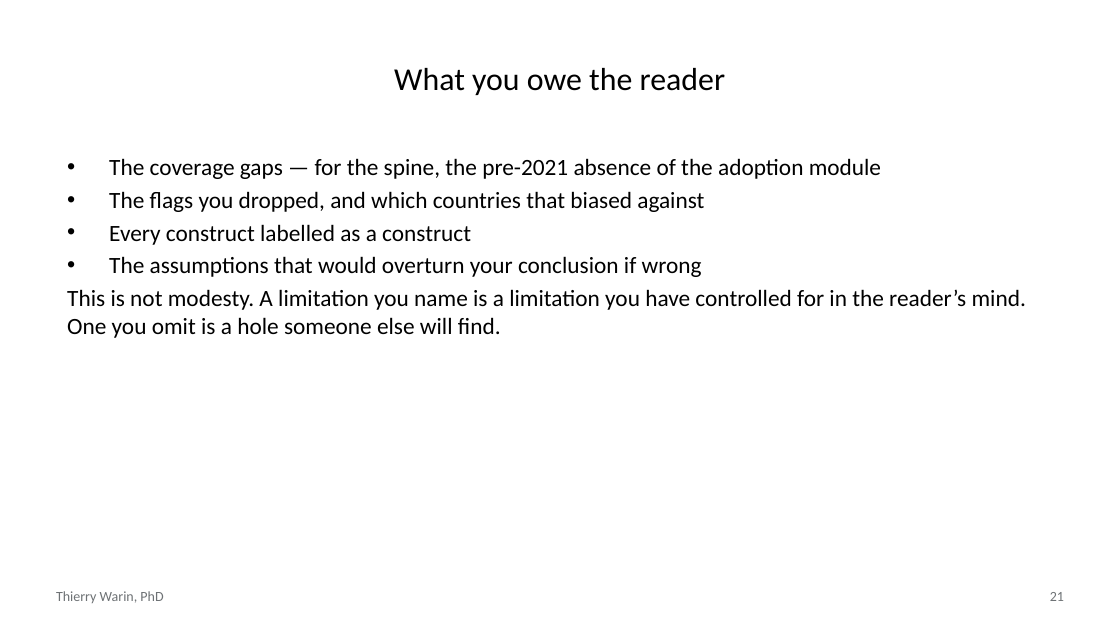
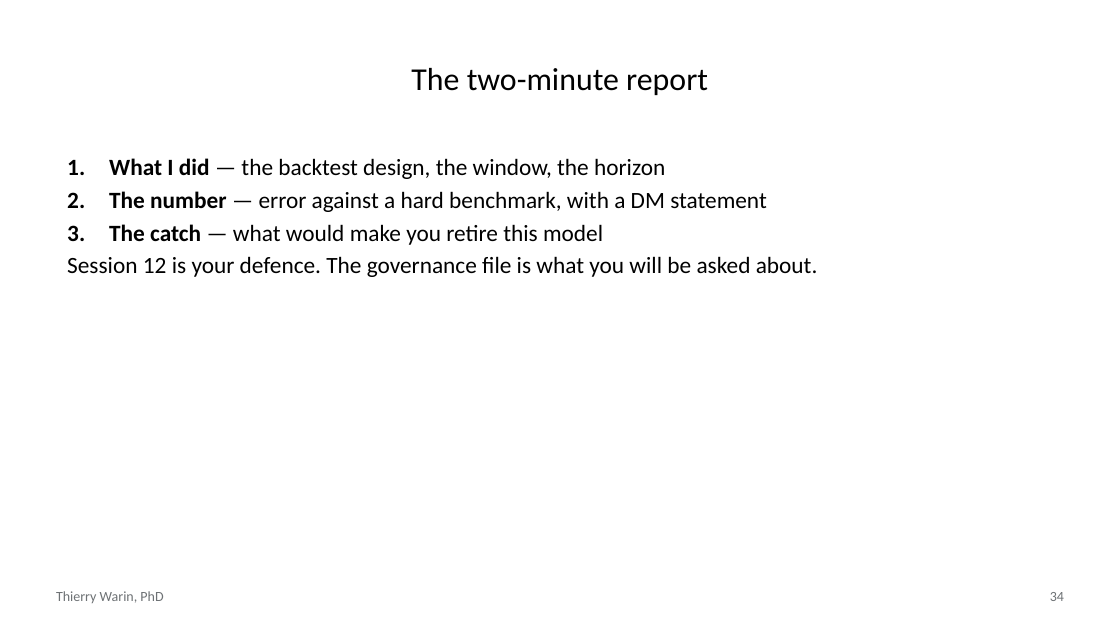
Before and after one commit to warint/quantitative-methods, a slide deck: slide 34 of 11-forecasting-drift-and-governance/slides.pptx (slide 21 before the commit). Drawn at 1120x630 pixels with LibreOffice and Linux fonts; fonts in the diff are those of the drawing. Boxes give left, top, right and bottom in pixels: in the first picture for what was removed or moved away, otherwise in the second. Text is boxed around its words. In the diff, an @@ line names an element or a change of style, - is before the commit and + after.

```diff
--- a/11-forecasting-drift-and-governance/slides.pptx
+++ b/11-forecasting-drift-and-governance/slides.pptx
@@ title at [411, 68, 708, 95]: text changed @@
-What you owe the reader
+The two-minute report
@@ text at [67, 158, 818, 277]: text changed @@
-• The coverage gaps — for the spine, the pre-2021 absence of the adoption module
-• The flags you dropped, and which countries that biased against
-• Every construct labelled as a construct
-• The assumptions that would overturn your conclusion if wrong
-This is not modesty. A limitation you name is a limitation you have controlled for in the reader’s mind. One you omit is a hole someone else will find.
+1. What I did — the backtest design, the window, the horizon
+2. The number — error against a hard benchmark, with a DM statement
+3. The catch — what would make you retire this model
+Session 12 is your defence. The governance file is what you will be asked about.
@@ page number at [1050, 592, 1064, 601]: text changed @@
-21
+34
```
Also in this commit, not shown: 8 other slides changed, 25 slides added, 15 slides removed, 13 other files.
